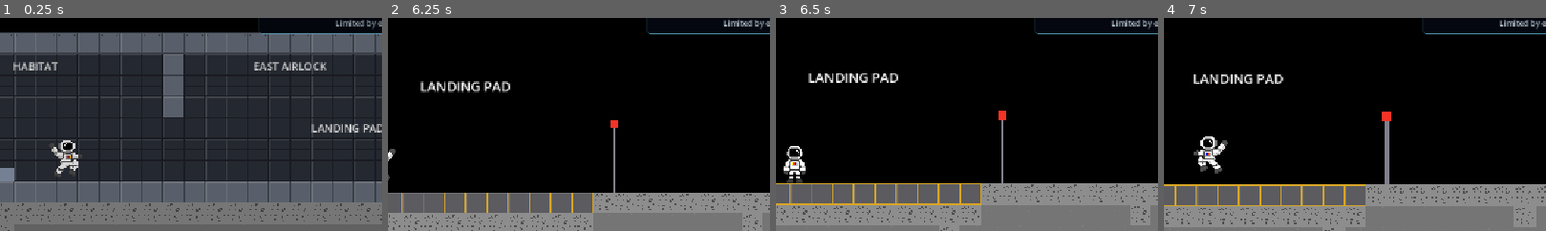
Above: before the commit, frames 1-4 (left to right).
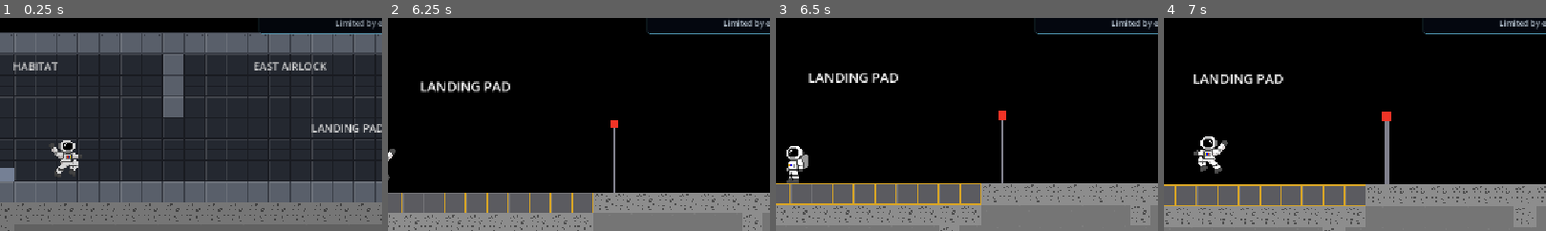
Above: after the commit, the same moments.

Repository: kushmdesai/72-Hours
Game: Godot game, scene res://scenes/main.tscn
Two runs of this game, one before a commit and one after it. Both use one fixed random seed, a clock stepped at 60 frames per second and the inputs below.
Inputs:
- Up to frame 1 (0.25 s): no input
- Up to frame 2 (6.25 s): hold D (move_right) 0.53-2.03 s; tap W (jump) at 0.6, 0.77, 1.07, 1.52, 1.55, 1.82, 2.1, 3.02, 3.05, 3.32, 3.6, 3.77, 4.07, 4.52, 4.55, 4.82, 5.1, 6.02, 6.05 s; tap E (interact) every 1.5 s from 1.35 to 5.85 s; hold A (move_left) 2.03-2.78 s; hold D (move_right) 2.78-4.28 s; hold A (move_left) 4.28-5.03 s; hold D (move_right) 5.03-5.78 s; hold A (move_left) from 5.78 s (still down)
- Up to frame 3 (6.5 s): keep holding A (move_left); tap W (jump) at 6.32 s
- Up to frame 4 (7 s): keep holding A (move_left); tap W (jump) at 6.6, 6.77 s
The pictures show only the part of the screen within x 45-95%, y 16-66%; the shares and areas given below are measured in that part.

Frames 1-2 are identical in both runs. In frame 3, 0.5% of the frame differs, in the area x 2-9%, y 60-78%; in frame 4, nothing differs.

Commit message:
Animate walking with the SIDE and WALK astronaut sprites
Frames advance by distance walked (1 m per frame), so the step rate
follows the player's speed. Moves the WALK sprite into assests/character.

Co-Authored-By: Claude Opus 5.5 (1M context) <noreply@anthropic.com>

Diff:
--- a/scenes/main.tscn
+++ b/scenes/main.tscn
@@ -6,6 +6,8 @@
 [ext_resource type="PackedScene" path="res://scenes/hud.tscn" id="4_hud"]
 [ext_resource type="Texture2D" uid="uid://ct7mum80l6fhe" path="res://assests/background/black.png" id="5_sky"]
 [ext_resource type="Texture2D" path="res://assests/character/Pixelated astronaut (JUMP).png" id="6_jump"]
+[ext_resource type="Texture2D" path="res://assests/character/Pixelated astronaut (SIDE).png" id="7_side"]
+[ext_resource type="Texture2D" path="res://assests/character/Pixelated astronaut (WALK).png" id="8_walk"]
 
 [sub_resource type="RectangleShape2D" id="RectangleShape2D_body"]
 size = Vector2(28, 56)
@@ -32,6 +34,7 @@
 position = Vector2(0, -32)
 script = ExtResource("2_player")
 jump_texture = ExtResource("6_jump")
+walk_textures = Array[Texture2D]([ExtResource("7_side"), ExtResource("8_walk")])
 
 [node name="Sprite2D" type="Sprite2D" parent="Player" unique_id=86666716]
 texture_filter = 1
--- a/scripts/player.gd
+++ b/scripts/player.gd
@@ -35,13 +35,18 @@
 @export var jump_buffer_time: float = 0.12
 
 @export_group("Sprites")
-## Shown while standing or walking. Defaults to the Sprite2D's texture.
+## Shown while standing still. Defaults to the Sprite2D's texture.
 @export var ground_texture: Texture2D
+## Frames cycled while walking on the ground.
+@export var walk_textures: Array[Texture2D] = []
+## Distance walked per walk frame in metres, so steps keep pace with speed.
+@export var walk_stride_m: float = 1.0
 ## Shown while airborne.
 @export var jump_texture: Texture2D
 
 var _coyote_timer := 0.0
 var _jump_buffer_timer := 0.0
+var _walk_distance_m := 0.0
 
 @onready var _sprite: Sprite2D = $Sprite2D
 
@@ -87,8 +92,22 @@
 
 	move_and_slide()
 
-	var airborne := not is_on_floor()
-	_sprite.texture = jump_texture if airborne and jump_texture else ground_texture
+	_update_sprite(delta)
+
+
+func _update_sprite(delta: float) -> void:
+	if not is_on_floor():
+		if jump_texture:
+			_sprite.texture = jump_texture
+		return
+	var speed_mps := absf(velocity.x) / pixels_per_meter
+	if speed_mps < 0.2 or walk_textures.is_empty():
+		_walk_distance_m = 0.0
+		_sprite.texture = ground_texture
+		return
+	_walk_distance_m += speed_mps * delta
+	var frame := int(_walk_distance_m / walk_stride_m) % walk_textures.size()
+	_sprite.texture = walk_textures[frame]
 
 
 ## Predicted apex height of a full jump in metres: h = v0^2 / (2g).
Renamed: Pixelated astronaut (WALK).png -> assests/character/Pixelated astronaut (WALK).png
Not shown, changed: assests/character/Pixelated astronaut (WALK).png.import
